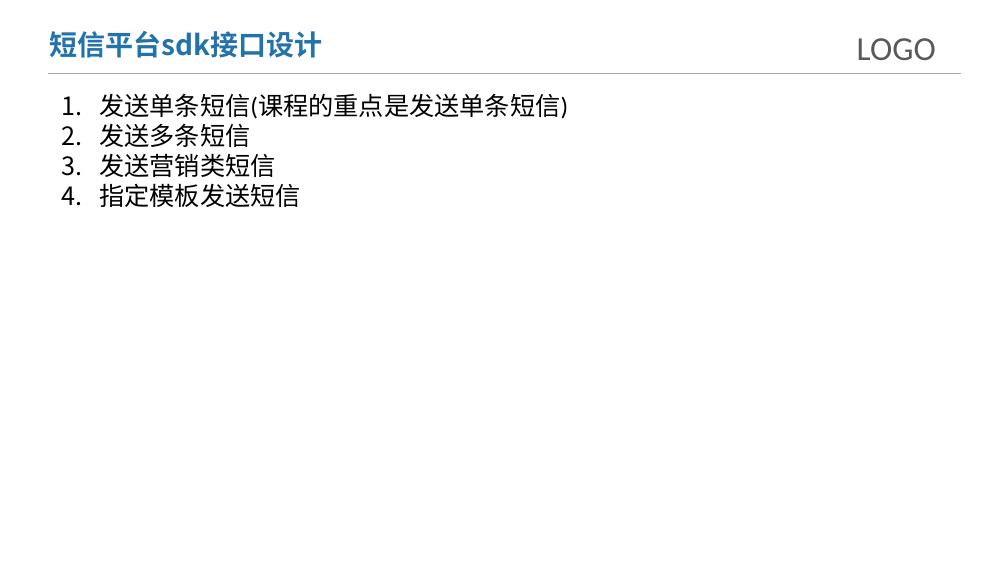
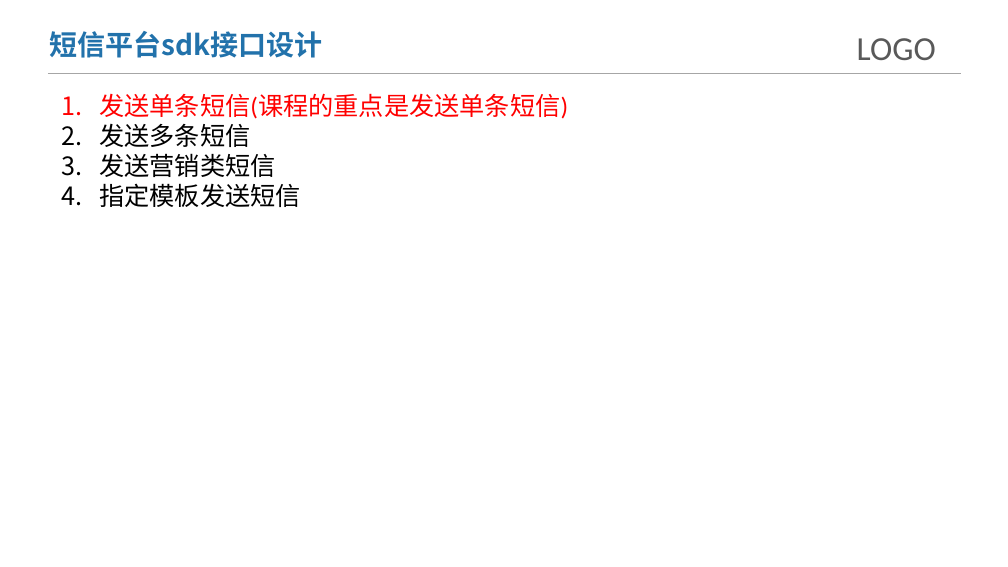
Before and after one commit to makemyownlife/platform-sms, a slide deck: slide 5 of doc/模仿腾讯云短信服务.pptx. Drawn at 1008x567 pixels with LibreOffice and Linux fonts; fonts in the diff are those of the drawing. Boxes give left, top, right and bottom in pixels: in the first picture for what was removed or moved away, otherwise in the second. Text is boxed around its words. In the diff, an @@ line names an element or a change of style, - is before the commit and + after.

```diff
--- a/doc/模仿腾讯云短信服务.pptx
+++ b/doc/模仿腾讯云短信服务.pptx
@@ text at [99,93,568,119]: text colour #000000 to #FF0000 in "发送单条短信(课程的重点是发送单条短信)" @@
```
Also in this commit, not shown: 6 other files.
